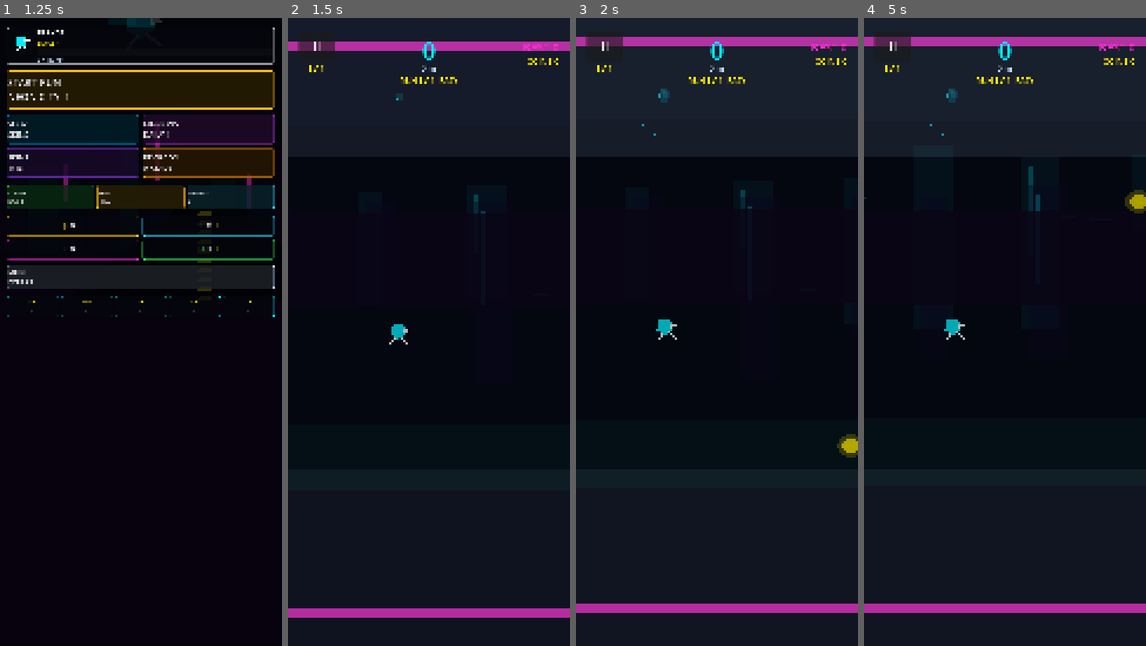
Above: before the commit, frames 1-4 (left to right).
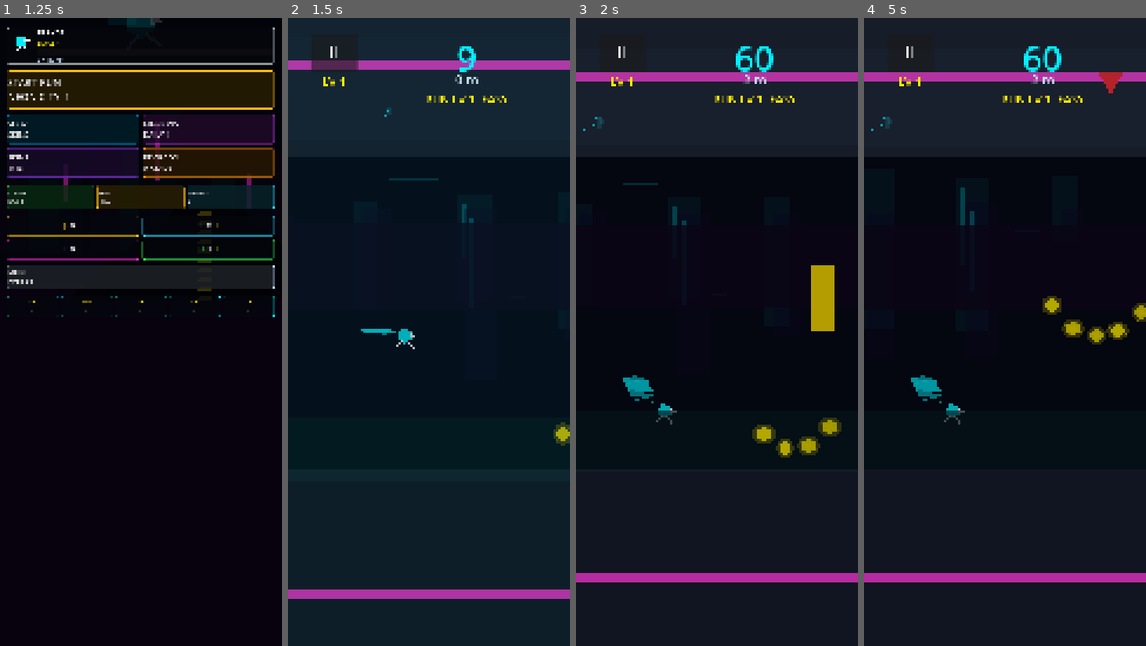
Above: after the commit, the same moments.

Repository: manav193/SHIFT-ZERO
Game: Godot game, scene res://src/presentation/scenes/boot.tscn
The game is run twice, just before and just after one commit, with the same random seed, the same clock (stepped at 60 frames per second) and the same inputs.
Inputs (mouse positions are in pixels of both pictures, inside the frame that each line leads up to):
- Up to frame 1 (1.25 s): tap Enter at 0.5 s; move the mouse to (203, 300) at 0.52 s; hold Space (game_tap) from 0.53 s (still down); click (203, 300) at 0.67 s
- Up to frame 2 (1.5 s): release Space (game_tap) at 1.25 s; click "START RUN NEON CITY !" at 1.25 s
- Up to frame 3 (2 s): no input
- Up to frame 4 (5 s): click "II" at 2 s; click "RESTART" at 2.75 s; click "II" at 3.5 s; click "RESTART" at 4.25 s

Frame 1 is identical in both runs. In frame 2, 7.1% of the frame differs, in the area x 0-100%, y 3-96%; in frame 3, 9.5%, in the area x 0-100%, y 3-95%; in frame 4, 8.8%.

Commit message:
Fix Android touch scaling and debug collision visuals

Diff:
--- a/game/project.godot
+++ b/game/project.godot
@@ -64,4 +64,5 @@
 textures/canvas_textures/default_texture_filter=0
 renderer/rendering_method="gl_compatibility"
 renderer/rendering_method.mobile="gl_compatibility"
+textures/vram_compression/import_etc2_astc=true
 2d/snap/snap_2d_transforms_to_pixel=true
--- a/game/src/gameplay/obstacles/obstacle.gd
+++ b/game/src/gameplay/obstacles/obstacle.gd
@@ -34,8 +34,6 @@
 var _idle_speed: float = 0.0
 var _spawn_scale: Vector2 = Vector2.ONE
 var _theme_palette: Array = []
-var _warning: Line2D
-var _warning_phase: float = 0.0
 
 
 func _ready() -> void:
@@ -48,16 +46,12 @@
     _idle_speed = randf_range(0.8, 1.6)
     _spawn_scale = scale
     _apply_random_color()
-    _build_warning_outline()
     _play_spawn_in()
 
 
 func _process(delta: float) -> void:
     _idle_phase += delta * _idle_speed
-    _warning_phase += delta * 8.0
     position.y = _origin_y + sin(_idle_phase) * _idle_amp
-    if _warning != null:
-        _warning.modulate.a = 0.22 + abs(sin(_warning_phase)) * 0.46
 
 
 func _on_body_entered(body: Node) -> void:
@@ -66,7 +60,7 @@
     if not body.is_in_group("player"):
         return
     _triggered = true
-    monitoring = false
+    set_deferred("monitoring", false)
     if body.has_method("consume_shield") and body.consume_shield():
         print("Obstacle", "shield blocked id=%s" % obstacle_id)
         queue_free()
@@ -83,10 +77,8 @@
     var palette := _theme_palette if not _theme_palette.is_empty() else _PALETTE
     var color: Color = palette[randi() % palette.size()]
     for child in get_children():
-        if child is CanvasItem and not (child is CollisionShape2D) and child != _warning:
+        if child is CanvasItem and not (child is CollisionShape2D):
             (child as CanvasItem).modulate = color
-    if _warning != null:
-        _warning.default_color = color.lightened(0.32)
 
 
 func apply_theme_palette(palette: Array) -> void:
@@ -102,20 +94,3 @@
     tween.set_ease(Tween.EASE_OUT)
     tween.tween_property(self, "scale", _spawn_scale, 0.24)
     tween.parallel().tween_property(self, "modulate:a", 1.0, 0.18)
-
-
-func _build_warning_outline() -> void:
-    if _warning != null:
-        return
-    _warning = Line2D.new()
-    _warning.closed = true
-    _warning.points = PackedVector2Array([
-        Vector2(-72.0, -72.0),
-        Vector2(72.0, -72.0),
-        Vector2(72.0, 72.0),
-        Vector2(-72.0, 72.0),
-    ])
-    _warning.width = 5.0
-    _warning.default_color = Color(1.0, 1.0, 1.0, 0.45)
-    _warning.z_index = 4
-    add_child(_warning)
--- a/game/src/gameplay/run/run_director.gd
+++ b/game/src/gameplay/run/run_director.gd
@@ -23,6 +23,7 @@
 
 ## Node whose X-position measures distance. Usually the Player.
 @export var target: NodePath
+@export var auto_start_on_ready: bool = true
 
 var _target: Node2D
 var _state: int = State.READY
@@ -47,6 +48,8 @@
     EventBus.subscribe(Events.POWERUP_ACTIVATED, _on_powerup_activated)
     EventBus.subscribe(Events.POWERUP_EXPIRED, _on_powerup_expired)
     print("Run", "director ready. state=READY start_x=%.0f" % _start_x)
+    if auto_start_on_ready:
+        call_deferred("_auto_start_if_ready")
 
 
 func _exit_tree() -> void:
@@ -85,6 +88,8 @@
 
 
 func _begin_running() -> void:
+    if _state == State.RUNNING:
+        return
     _state = State.RUNNING
     _score_bonus = 0
     _double_score_active = false
@@ -93,6 +98,11 @@
     # Deferred so RUN_STARTED subscribers activate AFTER the current
     # INPUT_TAP iteration completes.
     EventBus.call_deferred("emit", Events.RUN_STARTED, {"t_ms": Time.get_ticks_msec()})
+
+
+func _auto_start_if_ready() -> void:
+    if _state == State.READY:
+        _begin_running()
 
 
 func _on_run_finished(payload: Dictionary) -> void:
--- a/game/src/presentation/hud/hud.gd
+++ b/game/src/presentation/hud/hud.gd
@@ -25,6 +25,7 @@
 @export var run_director: NodePath
 @export var modifier_manager: NodePath
 
+@onready var _top: Control = $Top
 @onready var _score_label: Label = $Top/Score
 @onready var _best_label: Label = $Top/Best
 @onready var _distance_label: Label = $Top/Distance
@@ -120,6 +121,12 @@
     _player_level_label.text = "LV %d" % _player_level
     _update_run_level(0)
     _make_flash()
+    _apply_responsive_layout()
+
+
+func _notification(what: int) -> void:
+    if what == NOTIFICATION_RESIZED and is_node_ready():
+        _apply_responsive_layout()
 
 
 func _exit_tree() -> void:
@@ -491,6 +498,72 @@
     add_child(_flash)
 
 
+func _apply_responsive_layout() -> void:
+    var view := get_viewport_rect().size
+    if view.x <= 0.0 or view.y <= 0.0:
+        return
+    var landscape := view.x > view.y
+    var ui_scale := _responsive_ui_scale(view, landscape)
+    var safe := _safe_margin()
+    _top.scale = Vector2(ui_scale, ui_scale)
+    _top.offset_left = safe.x
+    _top.offset_top = safe.y
+    _top.offset_right = -safe.x
+    _top.offset_bottom = 430.0 * ui_scale
+    _set_label_size(_score_label, 112 if landscape else 104)
+    _set_label_size(_distance_label, 42 if landscape else 38)
+    _set_label_size(_best_label, 52 if landscape else 46)
+    _set_label_size(_coins_label, 40 if landscape else 36)
+    _set_label_size(_player_level_label, 38 if landscape else 34)
+    _set_label_size(_run_level_label, 38 if landscape else 34)
+    _set_label_size(_run_level_notice, 50 if landscape else 46)
+    _pause_btn.custom_minimum_size = Vector2(150, 120) if landscape else Vector2(140, 112)
+    if landscape:
+        _score_label.offset_top = 16
+        _score_label.offset_bottom = 136
+        _distance_label.offset_top = 132
+        _distance_label.offset_bottom = 190
+        _run_level_label.offset_top = 190
+        _run_level_label.offset_bottom = 248
+    else:
+        _score_label.offset_top = 20
+        _score_label.offset_bottom = 130
+        _distance_label.offset_top = 130
+        _distance_label.offset_bottom = 184
+        _run_level_label.offset_top = 188
+        _run_level_label.offset_bottom = 242
+    _layout_modal(_pause_panel, Vector2(620, 540) * ui_scale)
+    _layout_modal(_go_panel, Vector2(760, 940) * ui_scale)
+
+
+func _responsive_ui_scale(view: Vector2, landscape: bool) -> float:
+    var short_side: float = minf(view.x, view.y)
+    var base := clampf(short_side / 900.0, 1.0, 1.35)
+    return clampf(base + (0.18 if landscape else 0.08), 1.08, 1.55)
+
+
+func _safe_margin() -> Vector2:
+    var margin := Vector2(34.0, 34.0)
+    if DisplayServer.get_name() != "headless":
+        var safe_rect := DisplayServer.get_display_safe_area()
+        var screen := DisplayServer.screen_get_size()
+        if screen.x > 0 and screen.y > 0:
+            margin.x = maxf(margin.x, float(safe_rect.position.x) * 1080.0 / float(screen.x))
+            margin.y = maxf(margin.y, float(safe_rect.position.y) * 2400.0 / float(screen.y))
+    return margin
+
+
+func _set_label_size(label: Label, size_px: int) -> void:
+    label.add_theme_font_size_override("font_size", size_px)
+
+
+func _layout_modal(panel: Control, size_px: Vector2) -> void:
+    panel.offset_left = -size_px.x * 0.5
+    panel.offset_right = size_px.x * 0.5
+    panel.offset_top = -size_px.y * 0.5
+    panel.offset_bottom = size_px.y * 0.5
+
+
 func _flash_screen(color: Color, duration: float) -> void:
     if _flash == null:
         return
--- a/game/src/presentation/scenes/main_menu.gd
+++ b/game/src/presentation/scenes/main_menu.gd
@@ -701,9 +701,9 @@
                     (child as Control).scale = Vector2.ONE
             if top.get_child_count() >= 4:
                 (top.get_child(0) as Control).custom_minimum_size = Vector2(315, 82) if compact else Vector2(420, 96)
-                (top.get_child(1) as Control).custom_minimum_size = Vector2(130, 58) if compact else Vector2(180, 64)
-                (top.get_child(2) as Control).custom_minimum_size = Vector2(130, 58) if compact else Vector2(180, 64)
-                (top.get_child(3) as Control).custom_minimum_size = Vector2(130, 58) if compact else Vector2(180, 64)
+                (top.get_child(1) as Control).custom_minimum_size = Vector2(150, 64) if compact else Vector2(180, 64)
+                (top.get_child(2) as Control).custom_minimum_size = Vector2(150, 64) if compact else Vector2(180, 64)
+                (top.get_child(3) as Control).custom_minimum_size = Vector2(150, 64) if compact else Vector2(180, 64)
         if nav != null:
             nav.offset_left = 28
             nav.offset_top = 126 if compact else 150
@@ -712,8 +712,8 @@
             nav.add_theme_constant_override("separation", 8 if compact else 14)
             for child in nav.get_children():
                 if child is Button:
-                    (child as Button).custom_minimum_size = Vector2(0, 44) if compact else Vector2(0, 78)
-                    (child as Button).add_theme_font_size_override("font_size", 18 if compact else 28)
+                    (child as Button).custom_minimum_size = Vector2(0, 56) if compact else Vector2(0, 78)
+                    (child as Button).add_theme_font_size_override("font_size", 23 if compact else 28)
         if right != null:
             right.offset_left = -430 if compact else -520
             right.offset_top = 126 if compact else 150
@@ -723,11 +723,11 @@
             for child in right.get_children():
                 if child is Control:
                     if compact:
-                        (child as Control).custom_minimum_size = Vector2(0, 78) if child is Button else Vector2(0, 92)
+                        (child as Control).custom_minimum_size = Vector2(0, 96) if child is Button else Vector2(0, 106)
                     else:
                         (child as Control).custom_minimum_size = Vector2(0, 110) if child is Button else Vector2(0, 150)
                 if child is Button:
-                    (child as Button).add_theme_font_size_override("font_size", 22 if compact else 28)
+                    (child as Button).add_theme_font_size_override("font_size", 26 if compact else 28)
         if boosters != null:
             boosters.visible = not compact
         if _showcase != null:
--- a/game/src/systems/input/input_system.gd
+++ b/game/src/systems/input/input_system.gd
@@ -10,18 +10,79 @@
 
 const Events := preload("res://src/core/events.gd")
 
+const _TAP_DEBOUNCE_MS := 45
+
+var _last_tap_ms: int = -100000
+
 
 func _ready() -> void:
     print("Input", "input system ready")
 
 
+func _input(event: InputEvent) -> void:
+    if _is_direct_tap(event):
+        _emit_tap(event)
+
+
 func _unhandled_input(event: InputEvent) -> void:
     if event.is_action_pressed("game_tap"):
-        EventBus.emit(Events.INPUT_TAP, {
-            "t_ms": Time.get_ticks_msec(),
-            "device": _device_kind(event),
-        })
-        get_viewport().set_input_as_handled()
+        _emit_tap(event)
+
+
+func _is_direct_tap(event: InputEvent) -> bool:
+    if event is InputEventScreenTouch:
+        return (event as InputEventScreenTouch).pressed and not (event as InputEventScreenTouch).canceled
+    if event is InputEventMouseButton:
+        var mouse := event as InputEventMouseButton
+        return mouse.pressed and mouse.button_index == MOUSE_BUTTON_LEFT
+    return false
+
+
+func _emit_tap(event: InputEvent) -> void:
+    if _is_ui_blocked_tap(event):
+        return
+    var now := Time.get_ticks_msec()
+    if now - _last_tap_ms < _TAP_DEBOUNCE_MS:
+        return
+    _last_tap_ms = now
+    EventBus.emit(Events.INPUT_TAP, {
+        "t_ms": now,
+        "device": _device_kind(event),
+    })
+    get_viewport().set_input_as_handled()
+
+
+func _is_ui_blocked_tap(event: InputEvent) -> bool:
+    var pos: Variant = _event_position(event)
+    if pos == null:
+        return false
+    var scene := get_tree().current_scene
+    if scene == null:
+        return false
+    return _control_blocks_point(scene, pos)
+
+
+func _event_position(event: InputEvent) -> Variant:
+    if event is InputEventScreenTouch:
+        return (event as InputEventScreenTouch).position
+    if event is InputEventMouseButton:
+        return (event as InputEventMouseButton).position
+    return null
+
+
+func _control_blocks_point(node: Node, point: Vector2) -> bool:
+    if node is Control:
+        var c := node as Control
+        if not c.visible:
+            return false
+        if (c.name == "PauseModal" or c.name == "GameOverModal") and c.get_global_rect().has_point(point):
+            return true
+        if c is Button and c.get_global_rect().has_point(point):
+            return true
+    for child in node.get_children():
+        if _control_blocks_point(child, point):
+            return true
+    return false
 
 
 func _device_kind(event: InputEvent) -> String:
--- /dev/null
+++ b/game/tests/unit/gameplay/test_run_director.gd
@@ -0,0 +1,40 @@
+## RunDirector lifecycle tests.
+extends "res://addons/gut/test.gd"
+
+const Events := preload("res://src/core/events.gd")
+const RunDirector := preload("res://src/gameplay/run/run_director.gd")
+
+var _started_events: Array = []
+
+
+func before_each():
+    _started_events = []
+    EventBus.clear_all()
+
+
+func after_each():
+    EventBus.clear_all()
+
+
+func _on_started(payload: Dictionary) -> void:
+    _started_events.append(payload)
+
+
+func test_auto_start_on_scene_ready_emits_run_started():
+    var root := Node2D.new()
+    var player := Node2D.new()
+    player.name = "Player"
+    player.position = Vector2(540, 1200)
+    root.add_child(player)
+
+    var run := RunDirector.new()
+    run.target = NodePath("../Player")
+    root.add_child(run)
+    EventBus.subscribe(Events.RUN_STARTED, _on_started)
+    add_child_autofree(root)
+
+    await get_tree().process_frame
+    await get_tree().process_frame
+
+    assert_true(run.is_running(), "RunDirector should auto-enter RUNNING after scene ready")
+    assert_eq(_started_events.size(), 1, "RUN_STARTED should be emitted once")
Not shown, added: game/SHIFT_ZERO.apk.idsig
